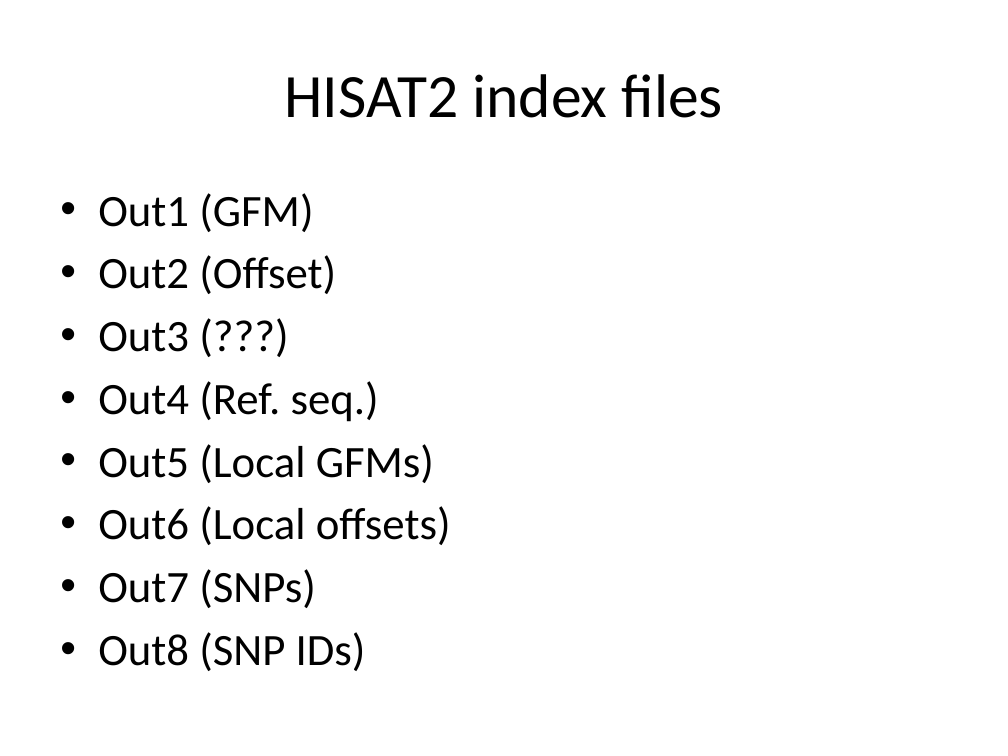
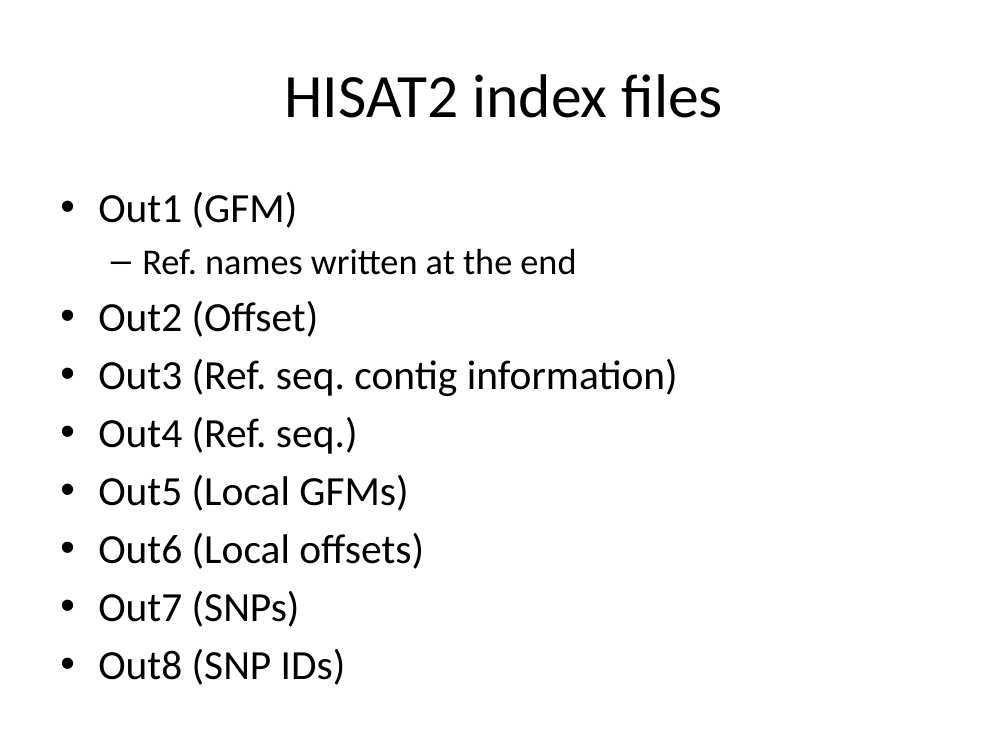
Before and after one commit to DaehwanKimLab/hisat2, a slide deck: slide 5 of hisat2_test/GCSA_paper_example.pptx. Drawn at 1008x756 pixels with LibreOffice and Linux fonts; fonts in the diff are those of the drawing. Boxes give left, top, right and bottom in pixels: in the first picture for what was removed or moved away, otherwise in the second. Text is boxed around its words. In the diff, an @@ line names an element or a change of style, - is before the commit and + after.

Commit message:
Created [78].ht2 files to store SNPs

```diff
--- a/hisat2_test/GCSA_paper_example.pptx
+++ b/hisat2_test/GCSA_paper_example.pptx
@@ text at (x1=98, y1=192, x2=424, y2=685): size 32 to 29.6 pt in "Out1 (GFM)", "Out2 (Offset)", "Out4 (Ref. seq.)", "Out5 (Local GFMs)" and 3 more places @@
@@ text at (x1=142, y1=248, x2=576, y2=275): paragraph added @@
+  – Ref. names written at the end
@@ text at (x1=98, y1=359, x2=678, y2=396): text changed; size 32 to 29.6 pt @@
-• Out3 (???)
+• Out3 (Ref. seq. contig information)
```
Also in this commit, not shown: 1 slide removed, 2 other files.
